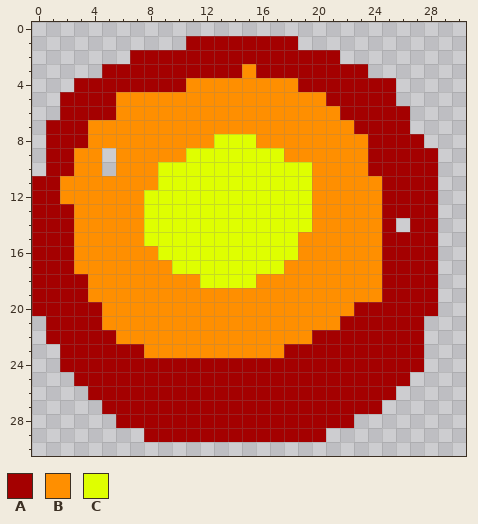
Edited in one commit: pixel-art sprite (GGJ 2021/Assets/Scripts/game/Empresario 25.png). The first picture shows the starting point.
The file is 44x34 pixels. Shown: x 0..30, y 0..30. The old version is drawn lined up with the new one.
Palette (. is transparent): A #a40000  B #ff8f00  C #dfff00
Pixels before, first column x 0:
 1 ...........AAAAAAAA..........
 2 .......AAAAAAAAAAAAAAA.......
 3 .....AAAAAAAAAABAAAAAAAA.....
 4 ...AAAAAAAABBBBBBBBAAAAAAA...
 5 ..AAAABBBBBBBBBBBBBBBAAAAA...
 6 ..AAAABBBBBBBBBBBBBBBBAAAAA..
 7 .AAABBBBBBBBBBBBBBBBBBBAAAA..
 8 .AAABBBBBBBBBCCCBBBBBBBBAAAA.
 9 .AABB.BBBBBCCCCCCCBBBBBBAAAAA
10 .AABB.BBBCCCCCCCCCCCBBBBAAAAA
11 AABBBBBBBCCCCCCCCCCCBBBBBAAAA
12 AABBBBBBCCCCCCCCCCCCBBBBBAAAA
13 AAABBBBBCCCCCCCCCCCCBBBBBAAAA
14 AAABBBBBCCCCCCCCCCCCBBBBBA.AA
15 AAABBBBBCCCCCCCCCCCBBBBBBAAAA
16 AAABBBBBBCCCCCCCCCCBBBBBBAAAA
17 AAABBBBBBBCCCCCCCCBBBBBBBAAAA
18 AAAABBBBBBBBCCCCBBBBBBBBBAAAA
19 AAAABBBBBBBBBBBBBBBBBBBBBAAAA
20 AAAAABBBBBBBBBBBBBBBBBBAAAAAA
21 .AAAABBBBBBBBBBBBBBBBBAAAAAA.
22 .AAAAABBBBBBBBBBBBBBAAAAAAAA.
23 ..AAAAAABBBBBBBBBBAAAAAAAAAA.
24 ..AAAAAAAAAAAAAAAAAAAAAAAAAA.
25 ...AAAAAAAAAAAAAAAAAAAAAAAA..
26 ....AAAAAAAAAAAAAAAAAAAAAA...
27 .....AAAAAAAAAAAAAAAAAAAA....
28 ......AAAAAAAAAAAAAAAAA......
29 ........AAAAAAAAAAAAA........
And afterwards:
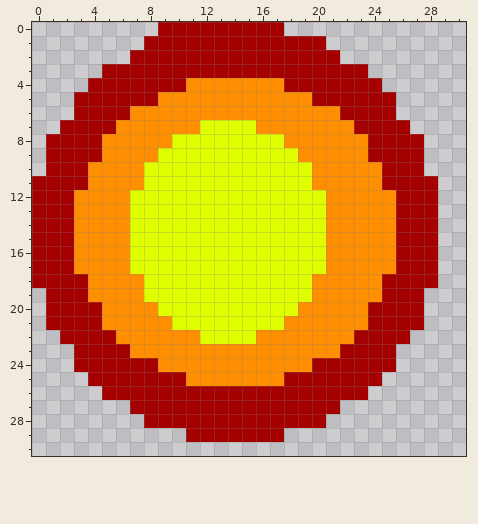
Commit: Barrita, y empresario animacion cambiada
Diff:
whole drawing moved by -5,-3 (the old picture is shown already moved)
Changed rows in their new state; - is an unchanged pixel.
first column x 0:
 0 ---------AAAAAAAAA-----------
 1 --------AAA--------AA--------
 3 ---------------A-------------
 4 ---.--------------A------.---
 5 --.---AAA-----------A--------
 6 --.---A-------------------.--
 7 -.--AA------CCCC-------------
 8 ----A-----CCC---CC-----------
 9 ---AAB---CC-------C---------.
10 ---A-B--C---------------B---.
11 --AA----C--------------------
12 --A----C------------C----B---
13 -------C------------C----B---
14 -------C------------C----BA--
15 -------C-----------CC----B---
16 -------CC----------CC----B---
17 -------CCC--------CCC----B---
18 --------CCCC----CCCC---------
19 .-------CCCCCCCCCCCC--------.
20 .--------CCCCCCCCCC----B----.
21 ----------CCCCCCCC----BB-----
22 -.----------CCCC----BBB----.-
23 --.----B----------BBBB----..-
24 --.------BBBBBBBBBBB------..-
25 ---.-------BBBBBBB-------..--
26 ----.-------------------..---
27 -----..---------------...----
28 ------..-------------..------
29 --------...-------...--------
Boxes around the changes in both pictures, in picture pixels (x1, y1, x2, y2):
changed: (32, 22, 438, 442)
